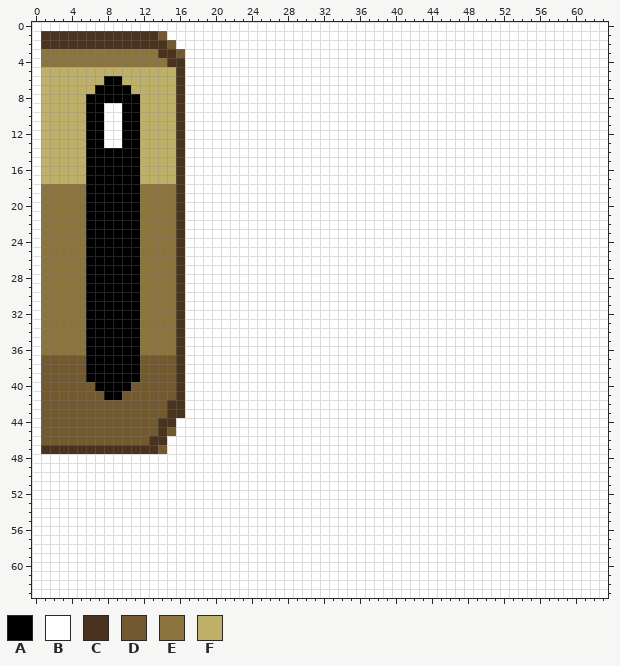
One commit to this pixel-art sprite: textures/Head.png. The first picture shows the starting point.
The file is 64x64 pixels.
Palette (. is transparent): A #000000  B #ffffff  C #49331e  D #725930  E #8b743d  F #beb069
Now the later version:
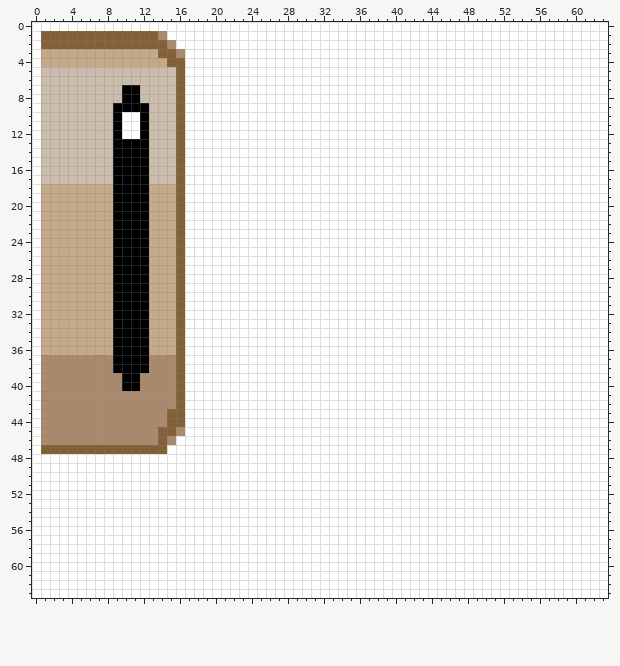
From the commit log: vastly improved face colors and eye shape
Diff:
@@ palette @@
-C #49331e
+C #846036
-D #725930
+D #ab896c
-E #8b743d
+E #c4aa88
-F #beb069
+F #cbbcad
@@ x 4..18 @@
  5 FFFFFFFFFFFFCBB
- 6 FFFFAAFFFFFFCBB
- 7 FFFAAAAFFFFFCBB
- 8 FFAAAAAAFFFFCBB
- 9 FFAABBAAFFFFCBB
-10 FFAABBAAFFFFCBB
-11 FFAABBAAFFFFCBB
-12 FFAABBAAFFFFCBB
-13 FFAABBAAFFFFCBB
-14 FFAAAAAAFFFFCBB
-15 FFAAAAAAFFFFCBB
-16 FFAAAAAAFFFFCBB
-17 FFAAAAAAFFFFCBB
-18 EEAAAAAAEEEECBB
-19 EEAAAAAAEEEECBB
-20 EEAAAAAAEEEECBB
-21 EEAAAAAAEEEECBB
-22 EEAAAAAAEEEECBB
-23 EEAAAAAAEEEECBB
-24 EEAAAAAAEEEECBB
-25 EEAAAAAAEEEECBB
-26 EEAAAAAAEEEECBB
-27 EEAAAAAAEEEECBB
-28 EEAAAAAAEEEECBB
-29 EEAAAAAAEEEECBB
-30 EEAAAAAAEEEECBB
-31 EEAAAAAAEEEECBB
-32 EEAAAAAAEEEECBB
-33 EEAAAAAAEEEECBB
-34 EEAAAAAAEEEECBB
-35 EEAAAAAAEEEECBB
-36 EEAAAAAAEEEECBB
-37 DDAAAAAADDDDCBB
-38 DDAAAAAADDDDCBB
-39 DDAAAAAADDDDCBB
-40 DDDAAAADDDDDCBB
-41 DDDDAADDDDDDCBB
-42 DDDDDDDDDDDCCBB
+ 6 FFFFFFFFFFFFCBB
+ 7 FFFFFFAAFFFFCBB
+ 8 FFFFFFAAFFFFCBB
+ 9 FFFFFAAAAFFFCBB
+10 FFFFFABBAFFFCBB
+11 FFFFFABBAFFFCBB
+12 FFFFFABBAFFFCBB
+13 FFFFFAAAAFFFCBB
+14 FFFFFAAAAFFFCBB
+15 FFFFFAAAAFFFCBB
+16 FFFFFAAAAFFFCBB
+17 FFFFFAAAAFFFCBB
+18 EEEEEAAAAEEECBB
+19 EEEEEAAAAEEECBB
+20 EEEEEAAAAEEECBB
+21 EEEEEAAAAEEECBB
+22 EEEEEAAAAEEECBB
+23 EEEEEAAAAEEECBB
+24 EEEEEAAAAEEECBB
+25 EEEEEAAAAEEECBB
+26 EEEEEAAAAEEECBB
+27 EEEEEAAAAEEECBB
+28 EEEEEAAAAEEECBB
+29 EEEEEAAAAEEECBB
+30 EEEEEAAAAEEECBB
+31 EEEEEAAAAEEECBB
+32 EEEEEAAAAEEECBB
+33 EEEEEAAAAEEECBB
+34 EEEEEAAAAEEECBB
+35 EEEEEAAAAEEECBB
+36 EEEEEAAAAEEECBB
+37 DDDDDAAAADDDCBB
+38 DDDDDAAAADDDCBB
+39 DDDDDDAADDDDCBB
+40 DDDDDDAADDDDCBB
+41 DDDDDDDDDDDDCBB
+42 DDDDDDDDDDDDCBB
 43 DDDDDDDDDDDCCBB
-44 DDDDDDDDDDCCBBB
-45 DDDDDDDDDDCDBBB
-46 DDDDDDDDDCCBBBB
-47 CCCCCCCCCCDBBBB
+44 DDDDDDDDDDDCCBB
+45 DDDDDDDDDDCCDBB
+46 DDDDDDDDDDCDBBB
+47 CCCCCCCCCCCBBBB
 48 BBBBBBBBBBBBBBB
Boxes around the changes in both pictures, in picture pixels (x1, y1, x2, y2):
changed: (41, 31, 185, 454)
